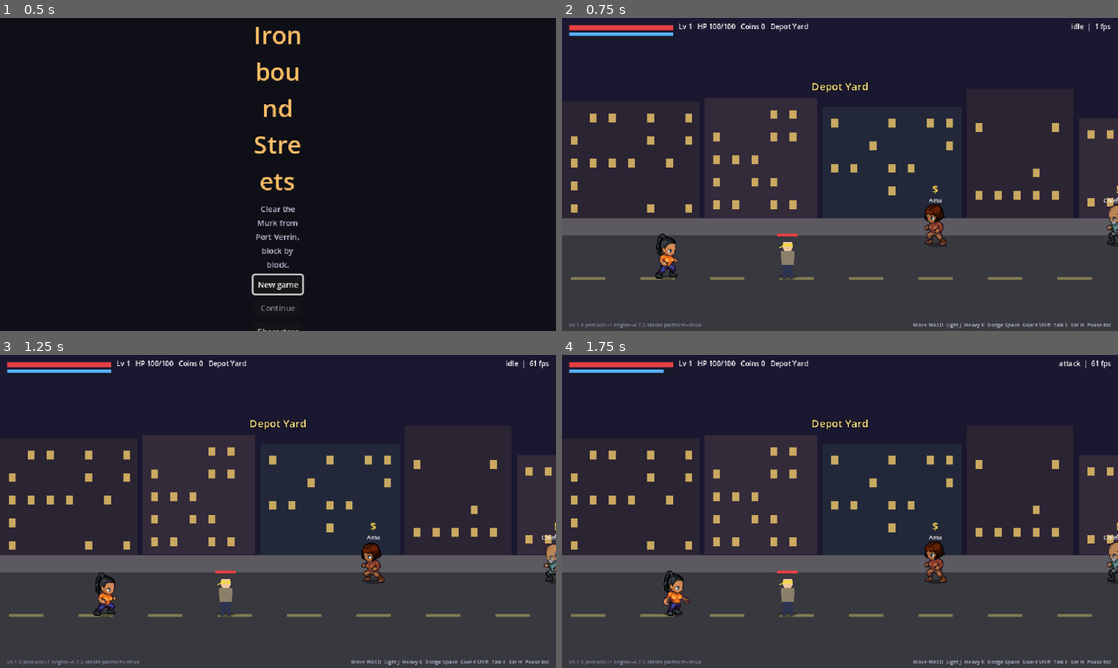
Above: before the commit, frames 1-4 (two rows, left to right).
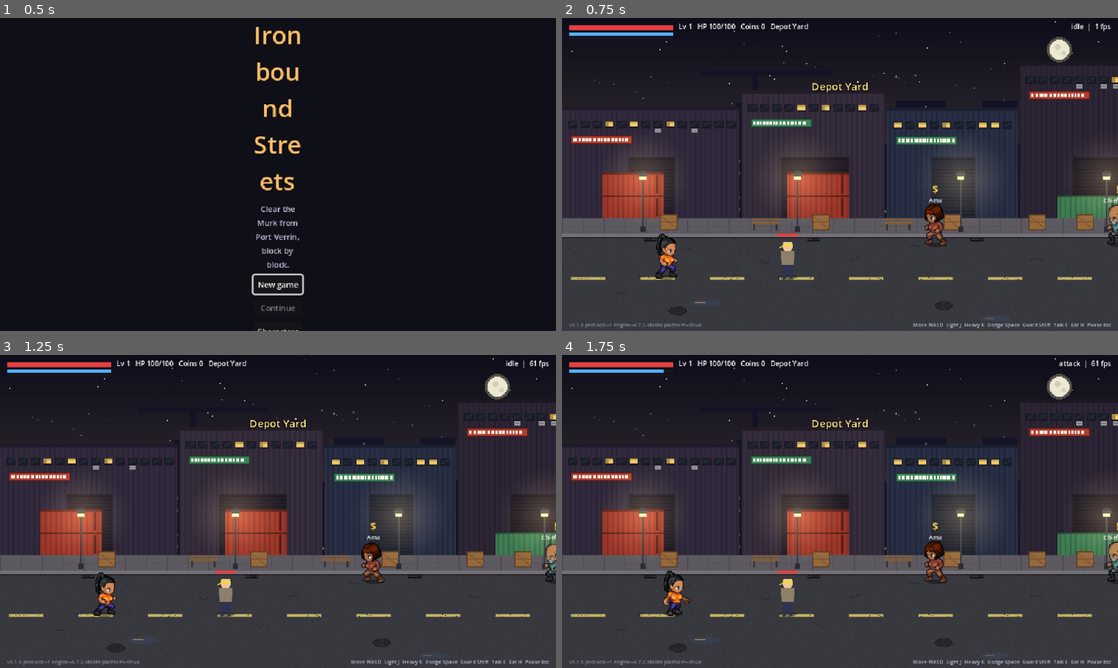
Above: after the commit, the same moments.

Repository: test888th-cpu/webgame
Game: Godot game, scene res://scenes/title/Title.tscn
Two runs of this game, one before a commit and one after it. Both use one fixed random seed, a clock stepped at 60 frames per second and the inputs below.
Inputs (mouse positions are in pixels of both pictures, inside the frame that each line leads up to):
- Up to frame 1 (0.5 s): no input
- Up to frame 2 (0.75 s): click "New game" at 0.5 s
- Up to frame 3 (1.25 s): no input
- Up to frame 4 (1.75 s): move the mouse to (962, 495) at 1.27 s; hold Right (move_right) from 1.28 s (still down); tap K (attack_heavy) at 1.35 s; click (962, 495) at 1.42 s

Frame 1 is identical in both runs. In frame 2, 13% of the frame differs, in the area x 0-100%, y 1-97%; in frame 3, 13%; in frame 4, 13%.

Commit message:
Draw every area with generated pixel-art scenery
gen_environment.py draws original, seeded scenery per area theme: a sky
and parallax skyline, depot warehouses and containers, market shophouses
and stalls, canal factories and water, a detailed street, and props with
lamp glow. ZoneView layers it with Parallax2D and sprites, keeping a flat
fallback for areas not generated yet. validate.py regenerates it in memory
and fails when committed images are stale.

Co-Authored-By: Claude Opus 5.5 <noreply@anthropic.com>
Claude-Session: https://claude.ai/code/session_013k7rwq325dcb7HgG4RCeyW

Diff:
--- a/client/data/areas.json
+++ b/client/data/areas.json
@@ -53,7 +53,8 @@
           "y": 300
         }
       ],
-      "encounters": []
+      "encounters": [],
+      "theme": "depot"
     },
     "saltmarket": {
       "name": "Saltmarket Street",
@@ -139,7 +140,8 @@
             ]
           ]
         }
-      ]
+      ],
+      "theme": "market"
     },
     "canal_works": {
       "name": "Canal Works",
@@ -201,7 +203,8 @@
             ]
           ]
         }
-      ]
+      ],
+      "theme": "canal"
     }
   }
 }
--- a/client/scenes/world/ZoneView.gd
+++ b/client/scenes/world/ZoneView.gd
@@ -180,50 +180,98 @@
 
 
 func _build_scenery() -> void:
+	var scenery: Dictionary = content.environment.get("areas", {}).get(zone.area_id, {})
+	if scenery.is_empty():
+		_build_flat_scenery()
+	else:
+		_build_layered_scenery(scenery)
+	_build_exit_signs()
+
+
+## Generated pixel-art layers (tools/assets/gen_environment.py): a sky fixed to
+## the screen, a skyline scrolling at 30%, then the street's facades and
+## ground in the world, and props with lamp glow along the sidewalk.
+func _build_layered_scenery(scenery: Dictionary) -> void:
+	var layers: Dictionary = scenery["layers"]
+	_parallax(layers["sky"], 0.0)
+	_parallax(layers["far"], 0.3)
+	_sprite(layers["buildings"]["file"], Vector2.ZERO)
+	_sprite(layers["ground"]["file"], Vector2(0, ZoneSim.LANE_TOP - 20.0))
+	var props: Dictionary = content.environment["props"]
+	var sheet: Texture2D = load(props["sheet"])
+	for placed: Dictionary in scenery["props"]:
+		var region: Array = props["regions"][placed["prop"]]
+		var atlas := AtlasTexture.new()
+		atlas.atlas = sheet
+		atlas.region = Rect2(region[0], region[1], region[2], region[3])
+		var prop := Sprite2D.new()
+		prop.texture = atlas
+		prop.centered = false
+		prop.position = Vector2(placed["x"] - region[2] / 2.0, placed["y"] - region[3])
+		add_child(prop)
+		if placed.get("glow", false):
+			var glow_region: Array = props["regions"]["glow"]
+			var glow_atlas := AtlasTexture.new()
+			glow_atlas.atlas = sheet
+			glow_atlas.region = Rect2(
+				glow_region[0], glow_region[1], glow_region[2], glow_region[3]
+			)
+			var glow := Sprite2D.new()
+			glow.texture = glow_atlas
+			glow.position = Vector2(placed["x"], placed["y"] - region[3] + 10)
+			glow.scale = Vector2(2.5, 2.5)
+			var additive := CanvasItemMaterial.new()
+			additive.blend_mode = CanvasItemMaterial.BLEND_MODE_ADD
+			glow.material = additive
+			add_child(glow)
+
+
+func _parallax(layer: Dictionary, scroll: float) -> void:
+	var parallax := Parallax2D.new()
+	parallax.scroll_scale = Vector2(scroll, 1.0)
+	parallax.repeat_size = Vector2(layer["size"][0], 0)
+	parallax.repeat_times = 4
+	add_child(parallax)
+	var sprite := Sprite2D.new()
+	sprite.texture = load(layer["file"])
+	sprite.centered = false
+	parallax.add_child(sprite)
+
+
+func _sprite(path: String, at: Vector2) -> void:
+	var sprite := Sprite2D.new()
+	sprite.texture = load(path)
+	sprite.centered = false
+	sprite.position = at
+	add_child(sprite)
+
+
+## Fallback for an area whose scenery has not been generated yet.
+func _build_flat_scenery() -> void:
 	var palette: Dictionary = zone.area.get("palette", {})
 	var width := float(zone.area.get("width", 960))
-	var windows := _color(palette, "windows", "#f2c96b")
-	var buildings: Array = palette.get("buildings", ["#2a2433"])
 	var ground := ZoneSim.LANE_TOP - 20.0
 	_rect(Rect2(0, 0, width, ground), _color(palette, "sky", "#1a1830"))
-	# Buildings come from a generator seeded by the area id, so an area looks
-	# the same on every visit and on every client.
-	var rng := RandomNumberGenerator.new()
-	rng.seed = hash(zone.area_id)
-	var x := 0.0
-	var index := 0
-	while x < width:
-		var w := rng.randf_range(90, 180)
-		var h := rng.randf_range(110, 200)
-		var tint := Color.from_string(str(buildings[index % buildings.size()]), Color.DIM_GRAY)
-		_rect(Rect2(x, ground - h, w - 6, h), tint)
-		var wy := ground - h + 14
-		while wy < ground - 10:
-			var wx := x + 10
-			while wx < x + w - 20:
-				if rng.randf() < 0.45:
-					_rect(Rect2(wx, wy, 8, 10), Color(windows, 0.8))
-				wx += 22
-			wy += 26
-		x += w
-		index += 1
 	_rect(Rect2(0, ground, width, 20), _color(palette, "sidewalk", "#5c5a60"))
 	_rect(
 		Rect2(0, ZoneSim.LANE_TOP, width, VIEW_HEIGHT - ZoneSim.LANE_TOP),
 		_color(palette, "street", "#38383f")
 	)
-	var mark := 0.0
-	while mark < width:
-		_rect(Rect2(mark + 10, 298, 40, 3), Color(0.8, 0.75, 0.4, 0.5))
-		mark += 80
+
+
+func _build_exit_signs() -> void:
+	var width := float(zone.area.get("width", 960))
+	var ground := ZoneSim.LANE_TOP - 20.0
 	var exits: Dictionary = zone.area.get("exits", {})
 	for side: String in exits:
 		var target := content.area(exits[side]["to"])
 		var exit_sign := Label.new()
 		exit_sign.add_theme_font_size_override("font_size", 8)
+		exit_sign.add_theme_color_override("font_outline_color", Color.BLACK)
+		exit_sign.add_theme_constant_override("outline_size", 3)
 		var place := str(target.get("name", ""))
 		exit_sign.text = "< " + place if side == "west" else place + " >"
-		exit_sign.position = Vector2(8 if side == "west" else width - 130, ground - 14)
+		exit_sign.position = Vector2(8 if side == "west" else width - 130, ground + 2)
 		exit_sign.size = Vector2(122, 12)
 		exit_sign.horizontal_alignment = (
 			HORIZONTAL_ALIGNMENT_LEFT if side == "west" else HORIZONTAL_ALIGNMENT_RIGHT
--- a/client/sim/ContentDB.gd
+++ b/client/sim/ContentDB.gd
@@ -22,6 +22,8 @@
 var progression: Dictionary = {}
 ## Imported art, from the asset manifest (asset id -> entry).
 var art: Dictionary = {}
+## Generated scenery: {"props": {...}, "areas": {area id -> layers and props}}.
+var environment: Dictionary = {}
 var errors: PackedStringArray = []
 
 
@@ -38,7 +40,9 @@
 	db.areas = area_file.get("areas", {})
 	db.start_area = str(area_file.get("start_area", ""))
 	db.progression = db._read(dir.path_join("progression.json"))
-	db.art = db._read(ART_MANIFEST).get("assets", {})
+	var manifest := db._read(ART_MANIFEST)
+	db.art = manifest.get("assets", {})
+	db.environment = manifest.get("environment", {})
 	db.validate()
 	return db
 
--- a/client/tests/unit/test_art.gd
+++ b/client/tests/unit/test_art.gd
@@ -95,3 +95,24 @@
 	var text := CreditsText.build(GameSession.content)
 	assert_true(text.contains("OGA-BY"), "credits name licences")
 	assert_true(text.contains("Stephen Challener"), "credits name LPC authors")
+
+
+func test_every_area_has_layered_scenery() -> void:
+	var content := GameSession.content
+	for area_id: String in content.areas:
+		var scenery: Dictionary = content.environment.get("areas", {}).get(area_id, {})
+		assert_true(not scenery.is_empty(), "%s has generated scenery" % area_id)
+		var profile := PlayerProfile.new_game(content)
+		var view := ZoneView.new()
+		tree.root.add_child(view)
+		view.build(ZoneSim.new(content, profile, area_id, "", 1), content)
+		assert_eq(
+			view.find_children("*", "Parallax2D", false, false).size(),
+			2,
+			"%s sky and skyline" % area_id
+		)
+		assert_true(
+			view.find_children("*", "Sprite2D", false, false).size() > 5,
+			"%s facades, ground, props" % area_id
+		)
+		view.free()
Binary file added: client/assets/environment/canal_works/buildings.png
Not shown, added: client/assets/environment/canal_works/buildings.png.import
Binary file added: client/assets/environment/canal_works/far.png
Not shown, added: client/assets/environment/canal_works/far.png.import
Binary file added: client/assets/environment/canal_works/ground.png
Not shown, added: client/assets/environment/canal_works/ground.png.import
Binary file added: client/assets/environment/canal_works/sky.png
Not shown, added: client/assets/environment/canal_works/sky.png.import
Binary file added: client/assets/environment/depot_yard/buildings.png
Not shown, added: client/assets/environment/depot_yard/buildings.png.import
Binary file added: client/assets/environment/depot_yard/far.png
Not shown, added: client/assets/environment/depot_yard/far.png.import
(and 21 more such lines)
